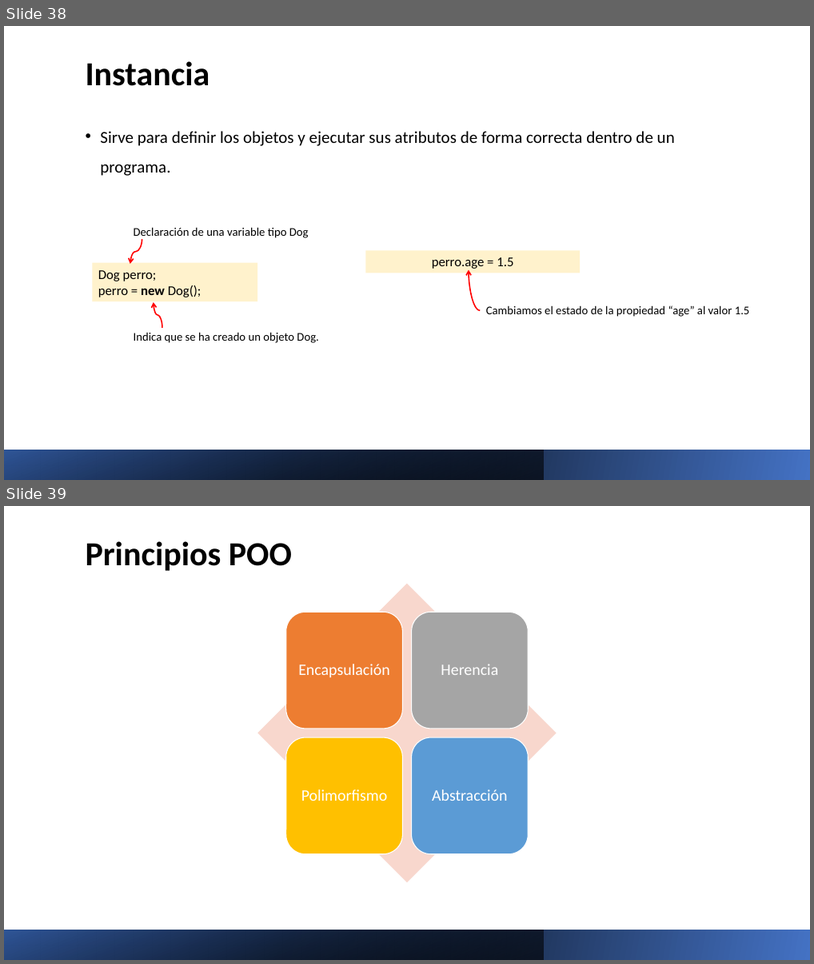
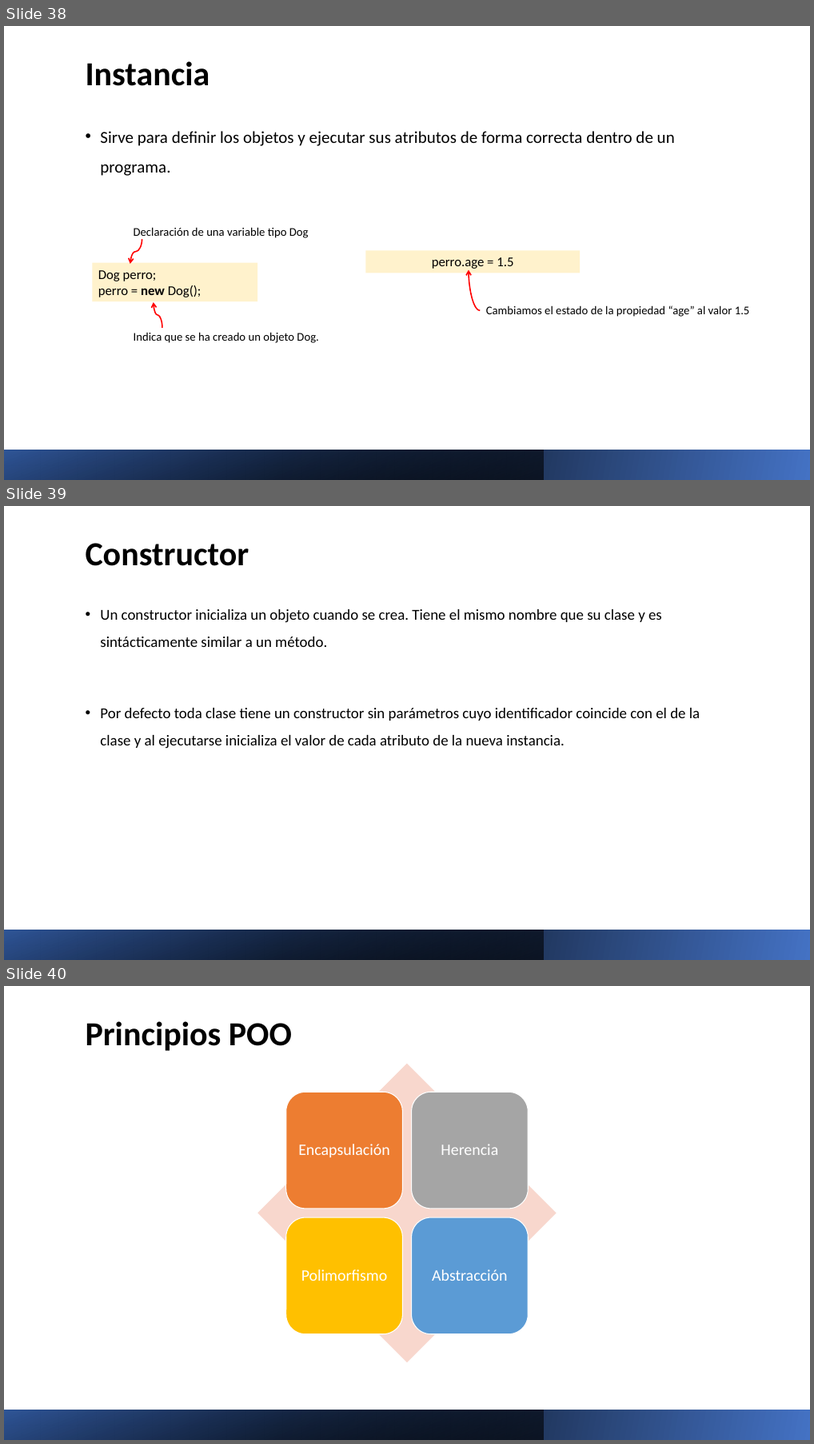
Before and after one commit to Charris1904/automation-qa-sessions, a slide deck: files/1. Java.pptx. Shown one above the other, each under a label of ours: slides 38 and 39 before the commit, slides 38, 39 and 40 after it. The pictures are 814x964 and 814x1444 pixels, drawn with LibreOffice and Linux fonts; fonts in the diff are those of the drawing. Boxes give left, top, right and bottom in pixels: in the first picture for what was removed or moved away, otherwise in the second. Text is boxed around its words. In the diff, an @@ line names an element or a change of style, - is before the commit and + after.

```diff
--- a/files/1. Java.pptx
+++ b/files/1. Java.pptx
@@ slide 39 added at bbox=[4, 506, 810, 960], background #FFFFFF @@
@@ title added at bbox=[86, 543, 250, 566], 40 pt, text #000000, bold @@
+Constructor
@@ text added at bbox=[100, 609, 700, 748], 18 pt, text #000000 @@
+• Un constructor inicializa un objeto cuando se crea. Tiene el mismo nombre que su clase y es sintácticamente similar a un método.
+• Por defecto toda clase tiene un constructor sin parámetros cuyo identificador coincide con el de la clase y al ejecutarse inicializa el valor de cada atributo de la nueva instancia.
@@ rectangle added at bbox=[4, 929, 810, 960], fill gradient #4472C4 to #000000 @@
@@ rectangle added at bbox=[4, 929, 544, 960], fill gradient #000000 to #2F5597 @@
@@ what was slide 39 is now slide 40 @@
```
Also in this commit, not shown: 10 other slides added, 25 other files.
